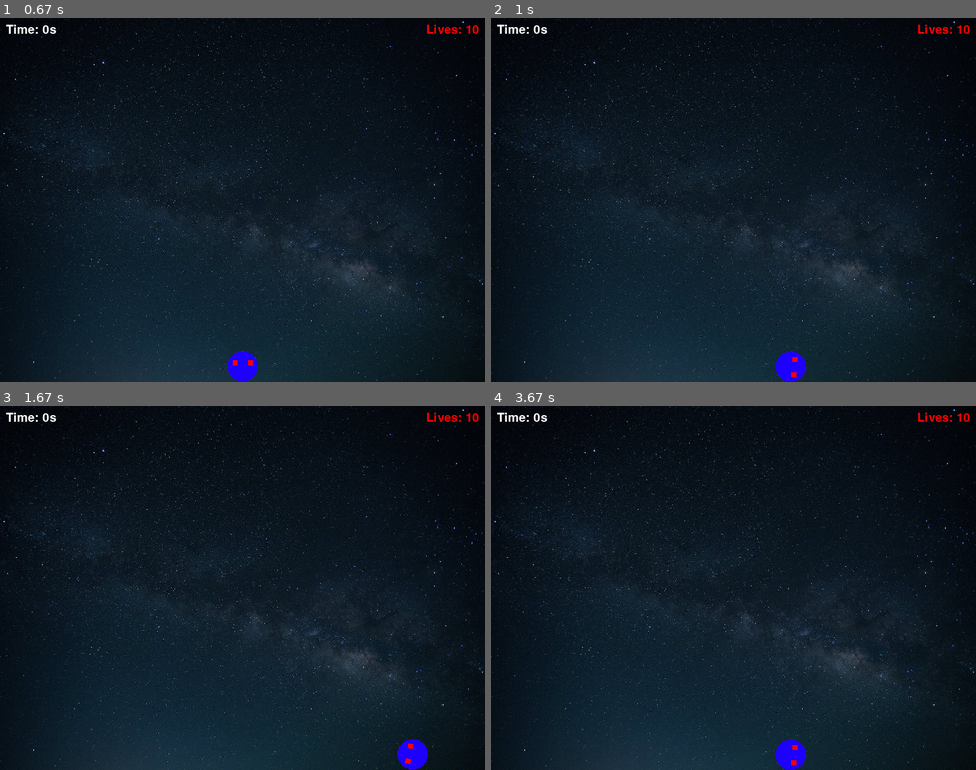
Above: before the commit, frames 1-4 (two rows, left to right).
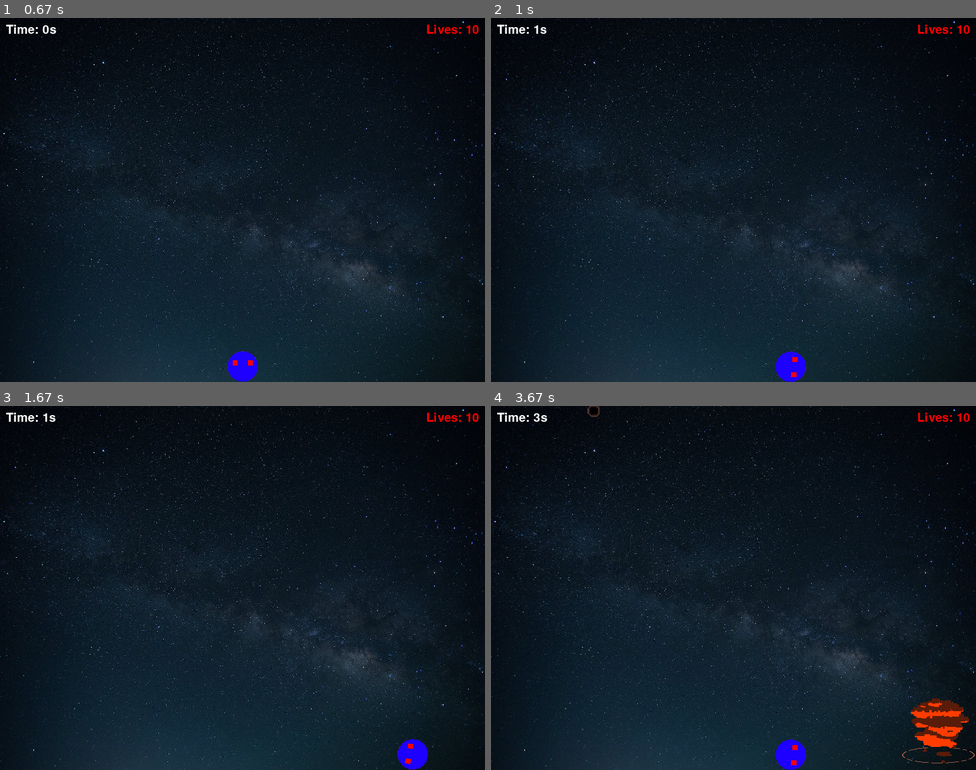
Above: after the commit, the same moments.

Repository: Oussecg/pygame-simple-game
Game: pygame game, started from main.py
Same seed, same stepped clock (60 frames per second), same inputs: the game is played once before the commit and once after it.
Inputs (mouse positions are in pixels of both pictures, inside the frame that each line leads up to):
- Up to frame 1 (0.67 s): click (242, 200) at 0.38 s
- Up to frame 2 (1 s): hold Right from 0.67 s (still down)
- Up to frame 3 (1.67 s): release Right at 1.13 s; hold Right 1.17-1.63 s
- Up to frame 4 (3.67 s): hold Left 1.67-2.2 s; tap D at 1.82, 3.48 s; hold Left 2.23-2.63 s; hold Right 2.67-3.3 s; hold Left from 3.33 s (still down)

Frame 1 is identical in both runs. In frame 2, less than 0.1% of the frame differs, in the area x 8-12%, y 2-5%; in frame 3, less than 0.1%; in frame 4, 1.3%, in the area x 8-100%, y 0-99%.

Commit message:
We fix the begging error

Diff:
--- a/game.py
+++ b/game.py
@@ -42,7 +42,6 @@
 
     def check_events(self):
         if self.game_started:
-            self.start_time = time()
             # this is the counter time
             self.elapsed_time = round(time() - self.start_time) * 1000
             self.text = self.font.render(f'Time: {self.elapsed_time // 1000}s', True, (255, 255, 255))
@@ -88,6 +87,7 @@
             elif event.type == pygame.MOUSEBUTTONDOWN:
                 if self.start_button_rect.collidepoint(event.pos):
                     self.game_started = True
+                    self.start_time = time()
 
         self.player.update_player()
 
